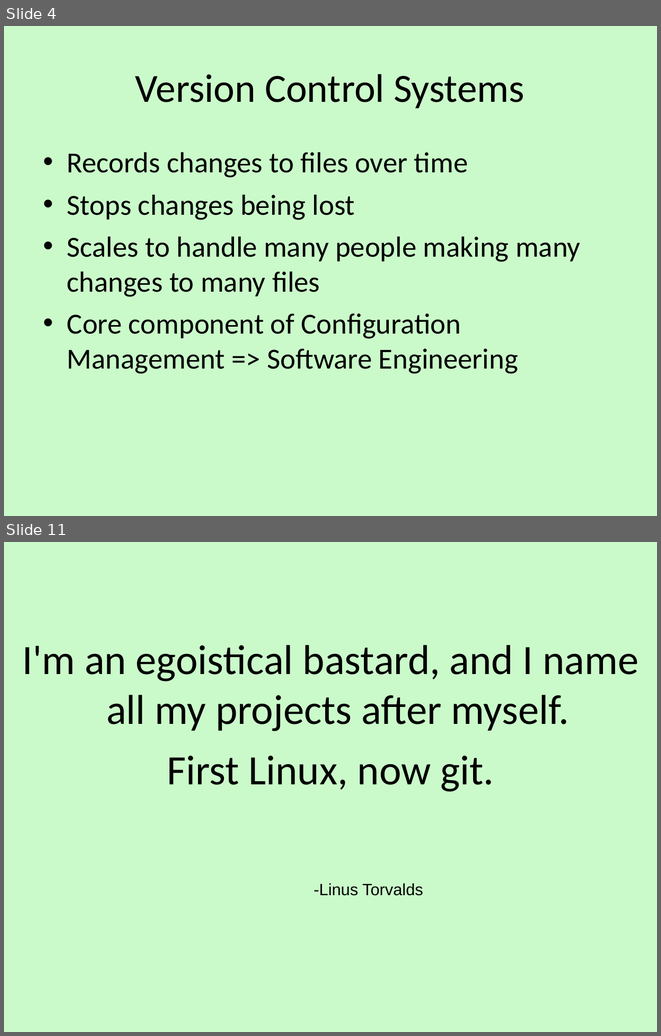
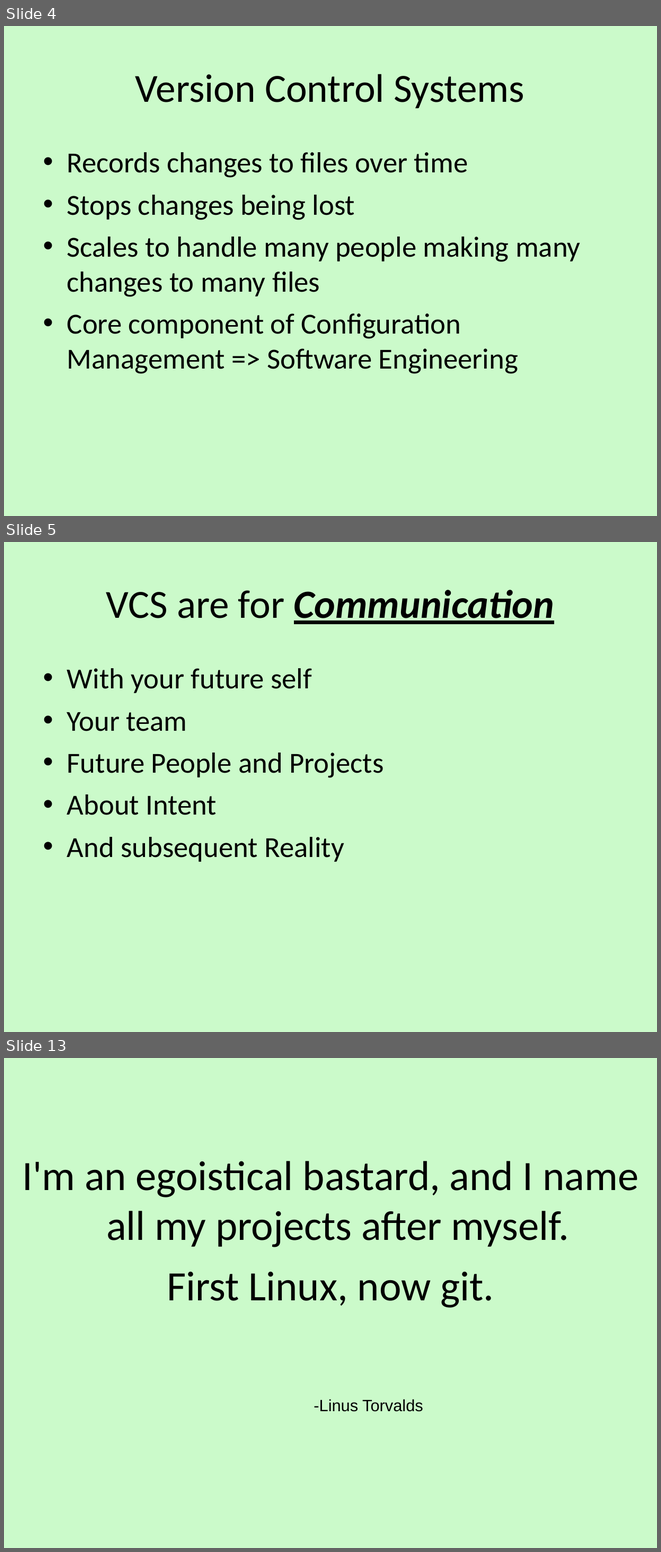
Before and after one commit to alecthegeek/gitWorkshop, a slide deck: gitWorkshop.odp. Shown one above the other, each under a label of ours: slides 4 and 11 before the commit, slides 4, 5 and 13 after it; the slides between them are not shown. The pictures are 661x1036 and 661x1552 pixels, drawn with LibreOffice and Linux fonts; fonts in the diff are those of the drawing; background and template pictures are left out. Boxes give left, top, right and bottom in pixels: in the first picture for what was removed or moved away, otherwise in the second. Text is boxed around its words. In the diff, an @@ line names an element or a change of style, - is before the commit and + after.

```diff
--- a/gitWorkshop.odp
+++ b/gitWorkshop.odp
@@ slide 5 added at box(4, 542, 657, 1032), background picture (left out) @@
@@ title added at box(106, 590, 554, 624), 44 pt, text #000000, bold, italic, underline @@
+VCS are for Communication
@@ text added at box(67, 668, 384, 862), 32 pt, text #000000 @@
+• With your future self
+• Your team
+• Future People and Projects
+• About Intent
+• And subsequent Reality
@@ what was slide 11 is now slide 13 @@
```
Also in this commit, not shown: 9 slides changed, 4 other slides added, 5 slides removed, 5 other files.
